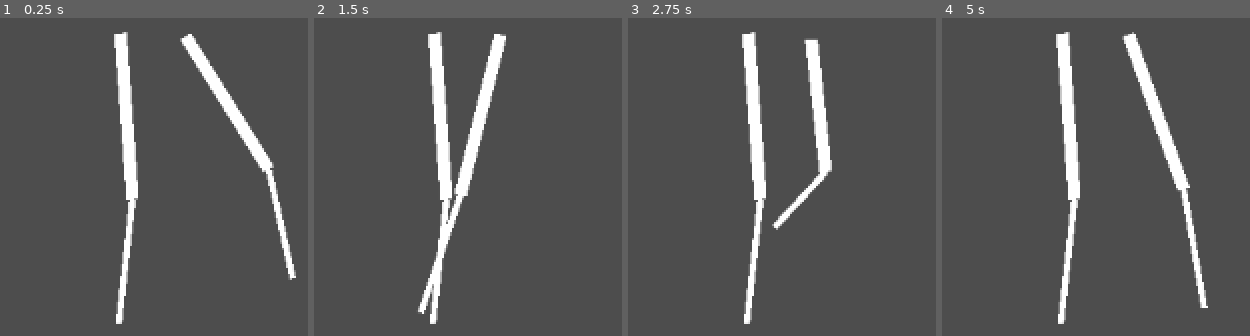
Above: before the commit, frames 1-4 (left to right).
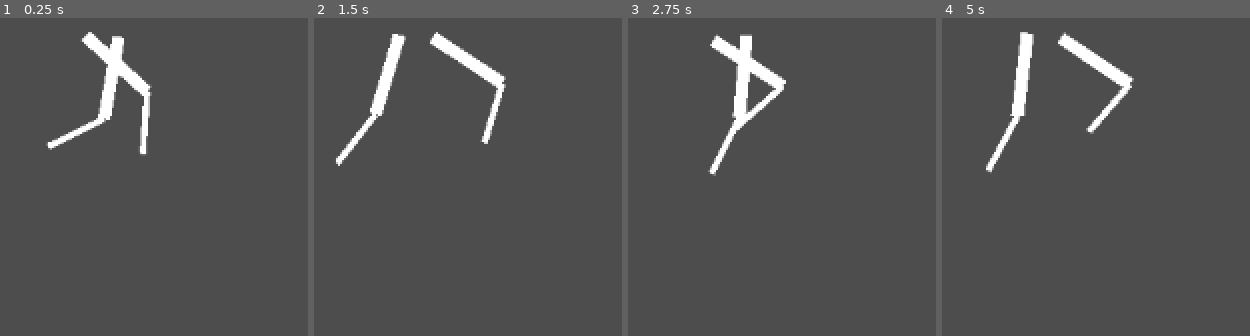
Above: after the commit, the same moments.

Repository: zbaker94/procedural-legs
Game: Godot game, scene res://main.tscn
Two runs of this game, one before a commit and one after it. Both use one fixed random seed, a clock stepped at 60 frames per second and the inputs below.
Inputs:
- Up to frame 1 (0.25 s): no input
- Up to frame 2 (1.5 s): no input
- Up to frame 3 (2.75 s): no input
- Up to frame 4 (5 s): no input

The runs differ from the first frame. In frame 1, 8.4% of the frame differs, in the area x 14-97%, y 4-97%; in frame 2, 8.9%; in frame 3, 7.4%; in frame 4, 9.4%, in the area x 14-87%, y 4-97%.

Commit message:
reorganize exports and add option  to auto scale the step height and length with velocity

Diff:
--- a/leg.gd
+++ b/leg.gd
@@ -1,10 +1,16 @@
 extends Node2D
 
+# Facing and motion (driven by parent CharacterBody2D)
+@export_range(0.0, 360.0, 0.1) var facing_direction_degrees: float = 90.0
+@export var velocity: Vector2 = Vector2.ZERO
+
 # Lengths
+@export_group("Bone Lengths")
 @export var thigh_length: float = 20.0
 @export var calf_length: float = 15.0
 
 # Animation shaping
+@export_group("Animation Shaping")
 @export_range(0.0, 360.0, 0.01) var phase_offset_degrees: float = 0.0
 @export_range(0.1, 0.9, 0.1) var gait_factor: float = 0.4
 @export_range(0, 4.5, 0.01) var leg_extension_offset: float = 30
@@ -13,20 +19,26 @@
 @export var foot_sway_amount: float = 0.4   # fraction of stride applied as lateral swing
 @export_range(0.0, 1.0, 0.05) var sway_follow_movement: float = 0.5 # blend between facing and movement when swaying
 
-@export var step_length_factor: float = 0.5  # scales stride amplitude with speed
+# Foreshortening strength
+@export_subgroup("Foreshorten/Bend")
+@export_range(0.0, 1.0, 0.05) var foreshorten_strength: float = 1.0
+# Knee bend strength
+@export var bend_strength: float = 1.0
 
-# Facing and motion (driven by parent CharacterBody2D)
-@export_range(0.0, 360.0, 0.1) var facing_direction_degrees: float = 90.0
-@export var velocity: Vector2 = Vector2.ZERO
+@export_subgroup("Stride")
+@export var auto_scale_step_length: bool = false
+@export var step_length_factor: float = 1.0 #scales stride amplitude
+@export var step_length_curve: Curve
+
+@export var auto_scale_step_height: bool = false
+@export var step_height_factor: float = 1.0  # scales vertical step height
+@export var step_height_curve: Curve
+
 
 # Debug
+@export_group("Debug")
 @export var debug_draw: bool = true
-@export var debug_labels: bool = true
-
-# Foreshortening strength
-@export_range(0.0, 1.0, 0.05) var foreshorten_strength: float = 0.75
-# Knee bend strength
-@export var bend_strength: float = 0.7
+@export var debug_labels: bool = false
 
 # Internal state (all in global space)
 var hip_position: Vector2
@@ -37,6 +49,7 @@
 var leg_speed: float = 0.0
 var motion_counter_degrees: float = 0.0
 var moving_direction_radians: float = 0.0
+
 
 
 ## HELPERS
@@ -69,11 +82,21 @@
 
 	## Horizontal oscillation (sine)
 	var forward_scale: float = 1.0 + leg_speed * step_length_factor
+	if auto_scale_step_length and step_length_curve:
+		# Sample curve at normalized speed (0..1)
+		var t: float = clamp(leg_speed / 200.0, 0.0, 1.0)  # adjust denominator to your max speed
+		forward_scale *= step_length_curve.sample(t)
+
 	var forward_offset: float = stride * (total_len / 4.0) * sin(phase_rad) * forward_scale
 	forward_offset -= (leg_speed * 1.25) * 2.0
 
 	## Vertical oscillation (cosine)
-	var vertical_offset: float = stride * (total_len / 6.0) * (-cos(phase_rad) - 1.0)
+	var height_scale: float = step_height_factor
+	if auto_scale_step_height and step_height_curve:
+		var t: float = clamp(leg_speed / 200.0, 0.0, 1.0)
+		height_scale *= step_height_curve.sample(t)
+
+	var vertical_offset: float = stride * (total_len / 6.0) * height_scale * (-cos(phase_rad) - 1.0)
 
 	## Apply offsets in moving direction
 	foot_target = hip_position + Vector2(0, max_reach)
--- a/main.tscn
+++ b/main.tscn
@@ -12,33 +12,18 @@
 [node name="LLeg" type="Node2D" parent="CharacterRoot/Legs"]
 position = Vector2(-8, 0)
 script = ExtResource("1_ig7tw")
-thigh_length = 40.06
-calf_length = 30.0
+facing_direction_degrees = 0.0
+velocity = Vector2(0.63, 0)
 phase_offset_degrees = 180.0
-leg_extension_offset = 0.37
-hip_sway_amount = 0.9
-foot_sway_amount = 3.7800000000000002
-step_length_factor = 0.85
-facing_direction_degrees = 28.2
-debug_labels = false
-foreshorten_strength = 1.0
-bend_strength = 1.0
+leg_extension_offset = 0.6
 
 [node name="RLeg" type="Node2D" parent="CharacterRoot/Legs"]
-position = Vector2(8, 0)
+position = Vector2(-16, 0)
 script = ExtResource("1_ig7tw")
-thigh_length = 40.06
-calf_length = 30.0
-leg_extension_offset = 0.37
+facing_direction_degrees = 0.0
+velocity = Vector2(0.63, 0)
+leg_extension_offset = 0.6
 flip_sway = true
-hip_sway_amount = 0.9
-foot_sway_amount = 3.7800000000000002
-step_length_factor = 0.81
-facing_direction_degrees = 68.4
-velocity = Vector2(0.57, 0)
-debug_labels = false
-foreshorten_strength = 1.0
-bend_strength = 1.0
 
 [node name="Camera2D" type="Camera2D" parent="."]
 position = Vector2(506, 290)
Not shown, added: README.md
